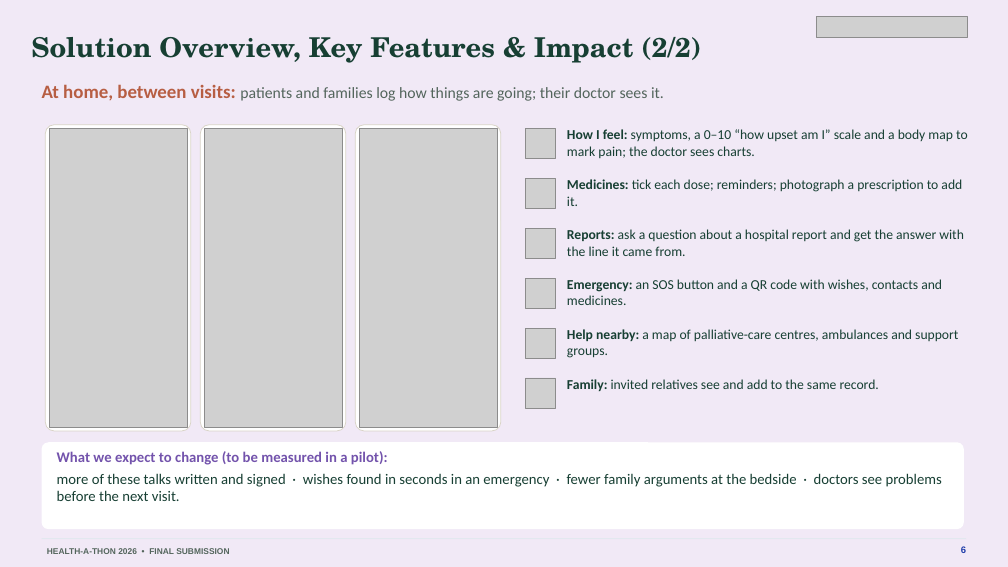
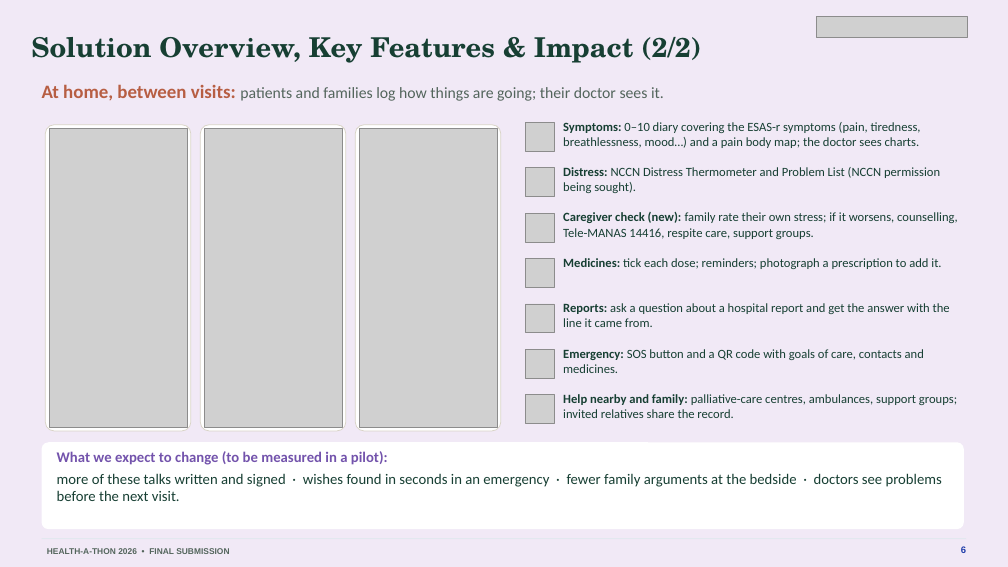
Before and after one commit to basithladdu/healthathon, a slide deck: slide 6 of output/final-submission/Sahara-Final-Presentation.pptx. Drawn at 1008x567 pixels with LibreOffice and Linux fonts; fonts in the diff are those of the drawing; grey boxes stand for pictures. Boxes give left, top, right and bottom in pixels: in the first picture for what was removed or moved away, otherwise in the second. Text is boxed around its words. In the diff, an @@ line names an element or a change of style, - is before the commit and + after.

```diff
--- a/output/final-submission/Sahara-Final-Presentation.pptx
+++ b/output/final-submission/Sahara-Final-Presentation.pptx
@@ picture: place and size @@
-picture at box(526, 129, 556, 159)
+picture at box(526, 123, 554, 151)
@@ text at box(563, 122, 921, 148): text changed; size 13 to 12 pt @@
-How I feel: symptoms, a 0–10 “how upset am I” scale and a body map to mark pain; the doctor sees charts.
+Symptoms: 0–10 diary covering the ESAS-r symptoms (pain, tiredness, breathlessness, mood…) and a pain body map; the doctor sees charts.
@@ picture added at box(526, 168, 554, 197) @@
@@ text added at box(563, 167, 940, 193), 12 pt, text #173F33 @@
+Distress: NCCN Distress Thermometer and Problem List (NCCN permission being sought).
@@ picture added at box(526, 213, 554, 242) @@
@@ text added at box(563, 212, 958, 239), 12 pt, text #173F33 @@
+Caregiver check (new): family rate their own stress; if it worsens, counselling, Tele-MANAS 14416, respite care, support groups.
@@ picture: place and size @@
-picture at box(526, 178, 556, 209)
+picture at box(526, 259, 554, 287)
@@ text "Medicines: tick each dose; reminders; ..." at box(563, 258, 941, 269): size 13 to 12 pt @@
@@ text "Medicines: tick each dose; reminders; ...": place and size @@
-text "Medicines: tick each dose; reminders; ..." at box(567, 179, 962, 206)
+text "Medicines: tick each dose; reminders; ..." at box(563, 258, 941, 269)
@@ picture: place and size @@
-picture at box(526, 228, 556, 259)
+picture at box(526, 304, 554, 333)
@@ text "Reports: ask a question about ...": place and size @@
-text "Reports: ask a question about ..." at box(567, 229, 964, 256)
+text "Reports: ask a question about ..." at box(563, 303, 950, 327)
@@ text "Reports: ask a question about ..." at box(563, 303, 950, 327): size 13 to 12 pt @@
@@ picture: place and size @@
-picture at box(526, 278, 556, 309)
+picture at box(526, 349, 554, 378)
@@ text at box(563, 349, 924, 373): text changed; size 13 to 12 pt @@
-Emergency: an SOS button and a QR code with wishes, contacts and medicines.
+Emergency: SOS button and a QR code with goals of care, contacts and medicines.
@@ picture removed at box(526, 378, 556, 408) @@
@@ text removed at box(567, 379, 879, 391) @@
-Family: invited relatives see and add to the same record.
@@ picture: place and size @@
-picture at box(526, 328, 556, 358)
+picture at box(526, 395, 554, 423)
@@ text at box(563, 394, 957, 418): text changed; size 13 to 12 pt @@
-Help nearby: a map of palliative-care centres, ambulances and support groups.
+Help nearby and family: palliative-care centres, ambulances, support groups; invited relatives share the record.
```
Also in this commit, not shown: 10 other slides changed, 11 other files.
